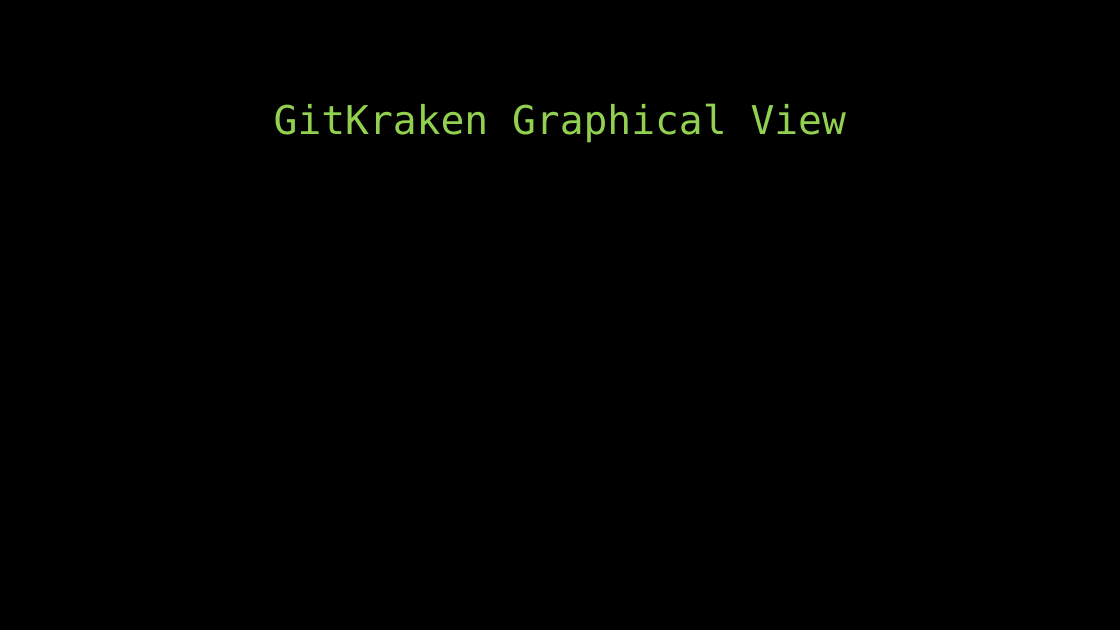
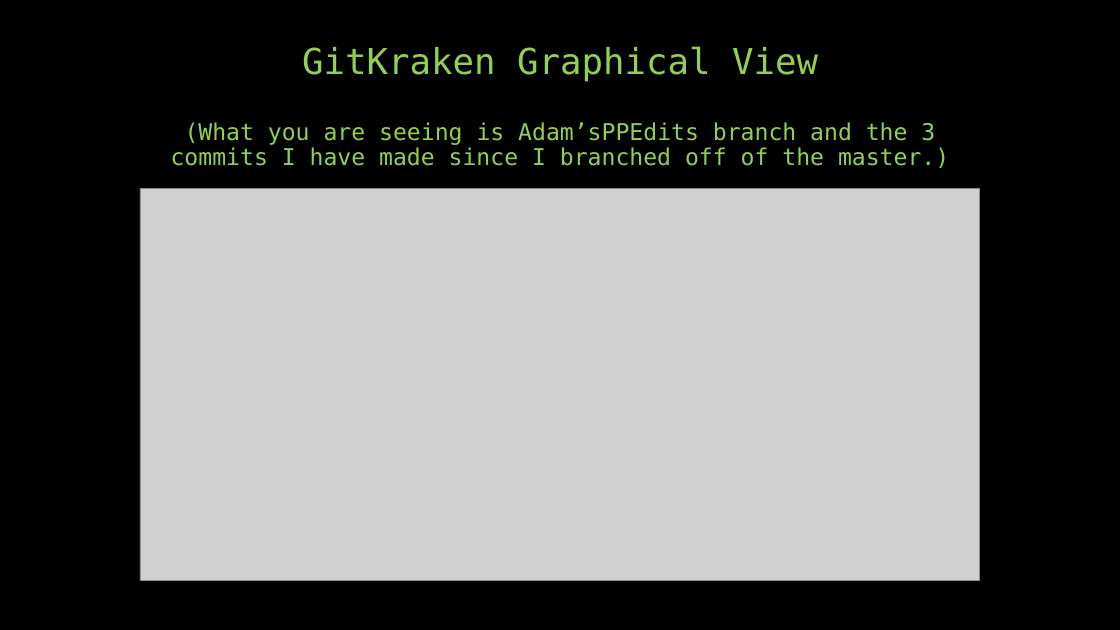
Before and after one commit to KalinBowden/BeDapperDesigns, a slide deck: slide 8 of GIT HUB Branching & Merging.pptx. Drawn at 1120x630 pixels with LibreOffice and Linux fonts; fonts in the diff are those of the drawing; grey boxes stand for pictures. Boxes give left, top, right and bottom in pixels: in the first picture for what was removed or moved away, otherwise in the second. Text is boxed around its words. In the diff, an @@ line names an element or a change of style, - is before the commit and + after.

Commit message:
Updated PP GitKraken Merging

```diff
--- a/GIT HUB Branching & Merging.pptx
+++ b/GIT HUB Branching & Merging.pptx
@@ title at [171, 46, 949, 168]: text changed; size 34 to 19.8 pt @@
-GitKraken Graphical View
+GitKraken Graphical View
+(What you are seeing is Adam’sPPEdits branch and the 3 commits I have made since I branched off of the master.)
@@ picture added at [140, 188, 981, 581] @@
```
Also in this commit, not shown: 1 other slide changed, 1 slide added.
